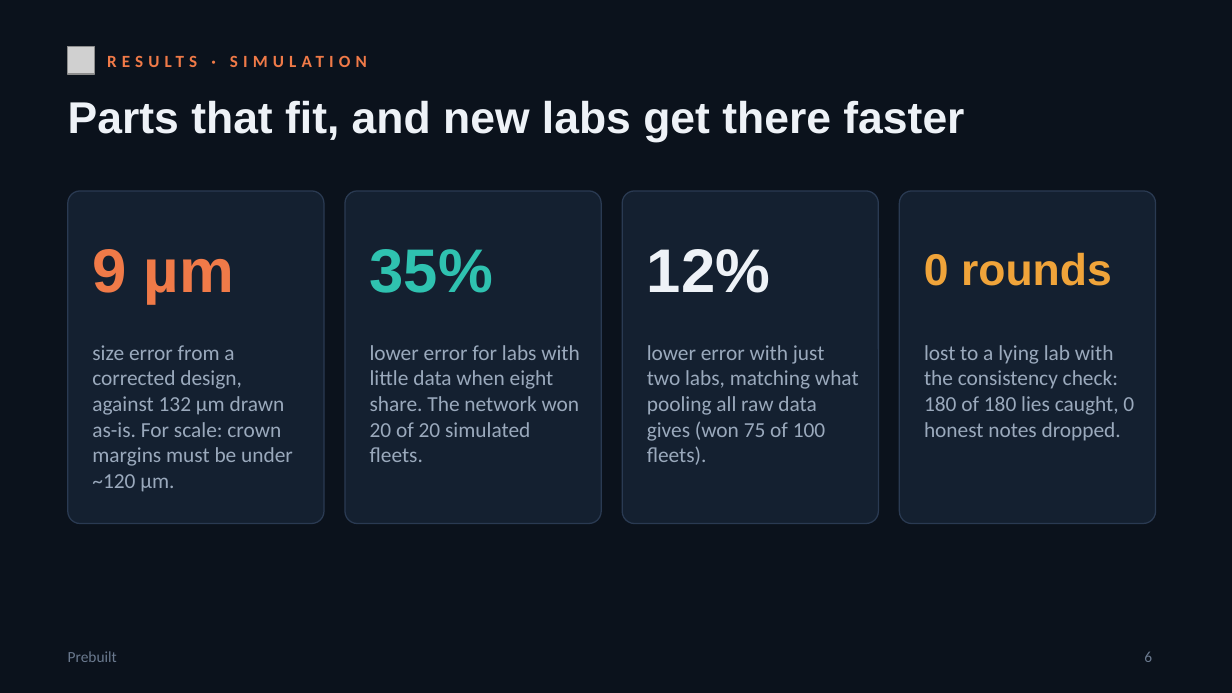
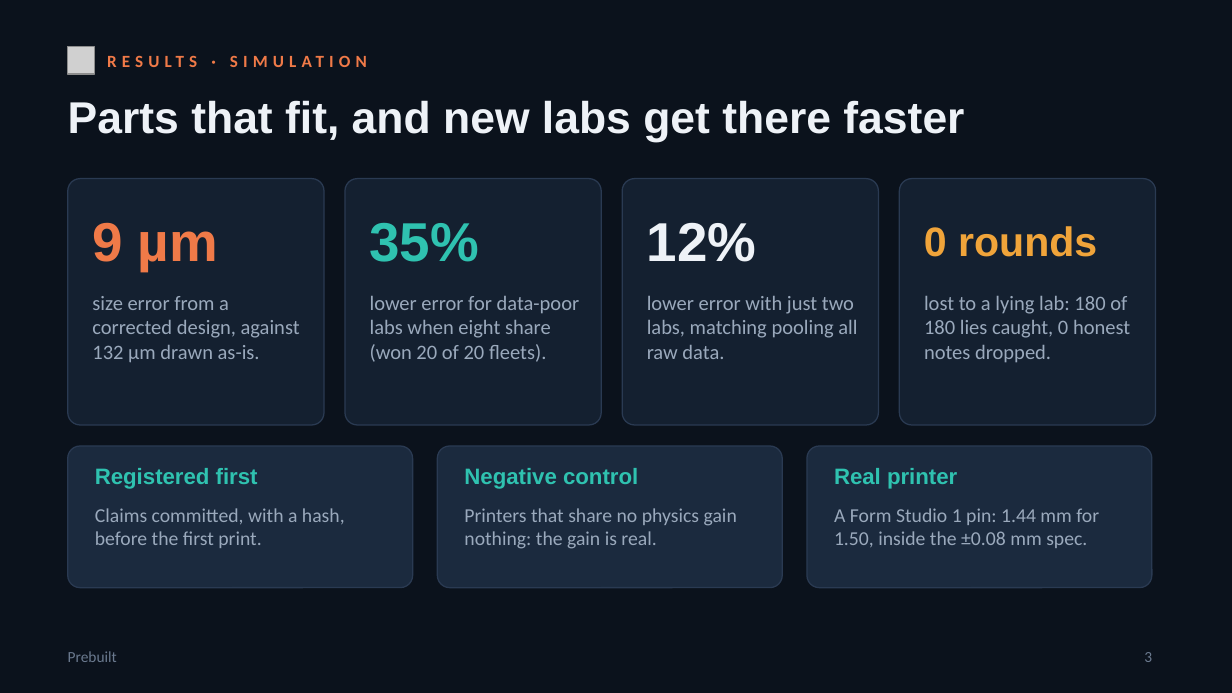
Before and after one commit to matte-realize/prebuilt, a slide deck: slide 3 of docs/slides/prebuilt-pitch.pptx (slide 6 before the commit). Drawn at 1232x693 pixels with LibreOffice and Linux fonts; fonts in the diff are those of the drawing; grey boxes stand for pictures. Boxes give left, top, right and bottom in pixels: in the first picture for what was removed or moved away, otherwise in the second. Text is boxed around its words. In the diff, an @@ line names an element or a change of style, - is before the commit and + after.

```diff
--- a/docs/slides/prebuilt-pitch.pptx
+++ b/docs/slides/prebuilt-pitch.pptx
@@ rounded rectangle: place and size @@
-rounded rectangle at [68, 191, 324, 524]
+rounded rectangle at [68, 179, 324, 425]
@@ rounded rectangle: place and size @@
-rounded rectangle at [345, 191, 601, 524]
+rounded rectangle at [345, 179, 601, 425]
@@ rounded rectangle: place and size @@
-rounded rectangle at [622, 191, 878, 524]
+rounded rectangle at [622, 179, 878, 425]
@@ proportions changed in 4 elements at [68, 179, 324, 425], [345, 179, 601, 425], [622, 179, 878, 425], [899, 179, 1156, 425] @@
@@ rounded rectangle: place and size @@
-rounded rectangle at [899, 191, 1156, 524]
+rounded rectangle at [899, 179, 1156, 425]
@@ text "9 µm": place and size @@
-text "9 µm" at [92, 249, 234, 304]
+text "9 µm" at [92, 222, 218, 271]
@@ text "35%": place and size @@
-text "35%" at [370, 249, 493, 293]
+text "35%" at [370, 223, 480, 262]
@@ size 36 to 32 pt in 3 elements at [92, 222, 218, 271], [370, 223, 480, 262], [647, 222, 757, 262] @@
@@ text "12%": place and size @@
-text "12%" at [647, 249, 770, 293]
+text "12%" at [647, 222, 757, 262]
@@ text "0 rounds": place and size @@
-text "0 rounds" at [924, 252, 1112, 286]
+text "0 rounds" at [924, 226, 1097, 257]
@@ text "0 rounds" at [924, 226, 1097, 257]: size 26 to 24 pt @@
@@ text at [92, 296, 300, 363]: text changed; size 12.5 to 12 pt @@
-size error from a corrected design, against 132 µm drawn as-is. For scale: crown margins must be under ~120 µm.
+size error from a corrected design, against 132 µm drawn as-is.
@@ text at [370, 296, 580, 362]: text changed; size 12.5 to 12 pt @@
-lower error for labs with little data when eight share. The network won 20 of 20 simulated fleets.
+lower error for data-poor labs when eight share (won 20 of 20 fleets).
@@ text at [647, 296, 857, 359]: text changed; size 12.5 to 12 pt @@
-lower error with just two labs, matching what pooling all raw data gives (won 75 of 100 fleets).
+lower error with just two labs, matching pooling all raw data.
@@ text at [924, 296, 1130, 363]: text changed; size 12.5 to 12 pt @@
-lost to a lying lab with the consistency check: 180 of 180 lies caught, 0 honest notes dropped.
+lost to a lying lab: 180 of 180 lies caught, 0 honest notes dropped.
@@ rounded rectangle added at [68, 446, 413, 588], fill #1B2A3E, outline #2A3A52 0.75 pt @@
@@ rounded rectangle added at [437, 446, 782, 588], fill #1B2A3E, outline #2A3A52 0.75 pt @@
@@ rounded rectangle added at [807, 446, 1152, 588], fill #1B2A3E, outline #2A3A52 0.75 pt @@
@@ text added at [95, 468, 258, 489], 13 pt, text #2FC2B0, bold @@
+Registered first
@@ text added at [464, 468, 638, 489], 13 pt, text #2FC2B0, bold @@
+Negative control
@@ text added at [834, 468, 957, 489], 13 pt, text #2FC2B0, bold @@
+Real printer
@@ text added at [95, 508, 345, 548], 11.5 pt, text #9AA9BC @@
+Claims committed, with a hash, before the first print.
@@ text added at [464, 508, 737, 549], 11.5 pt, text #9AA9BC @@
+Printers that share no physics gain nothing: the gain is real.
@@ text added at [834, 508, 1099, 548], 11.5 pt, text #9AA9BC @@
+A Form Studio 1 pin: 1.44 mm for 1.50, inside the ±0.08 mm spec.
@@ page number at [1144, 652, 1152, 662]: text changed @@
-6
+3
```
Also in this commit, not shown: 2 other slides changed, 1 slide added, 8 slides removed, 3 other files.
